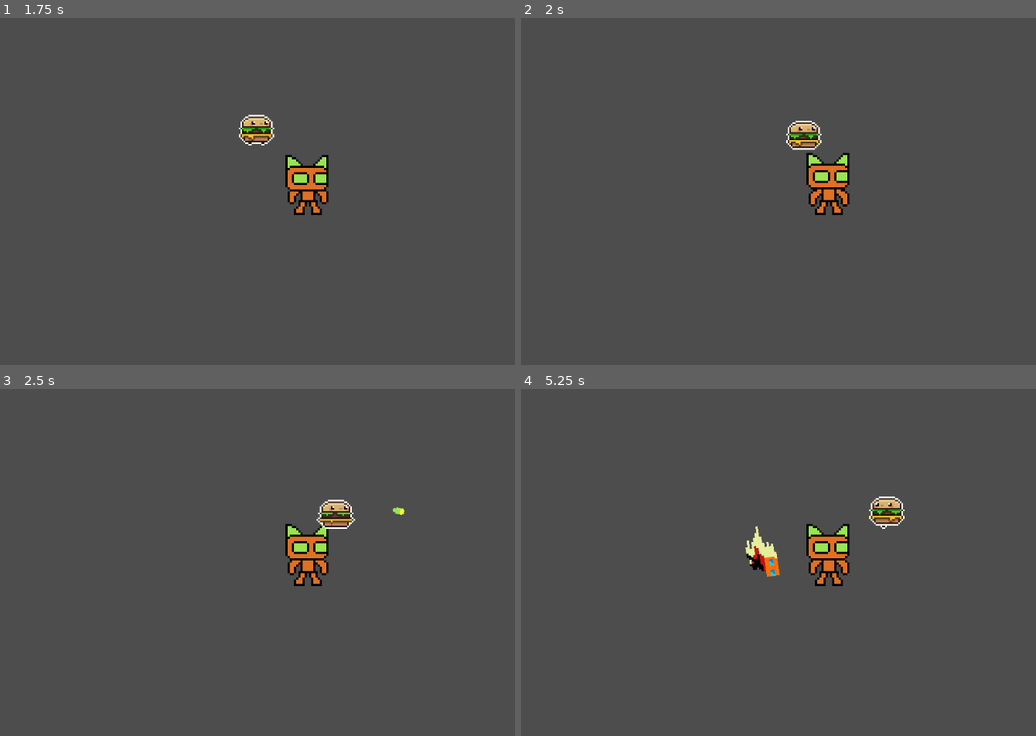
Above: before the commit, frames 1-4 (two rows, left to right).
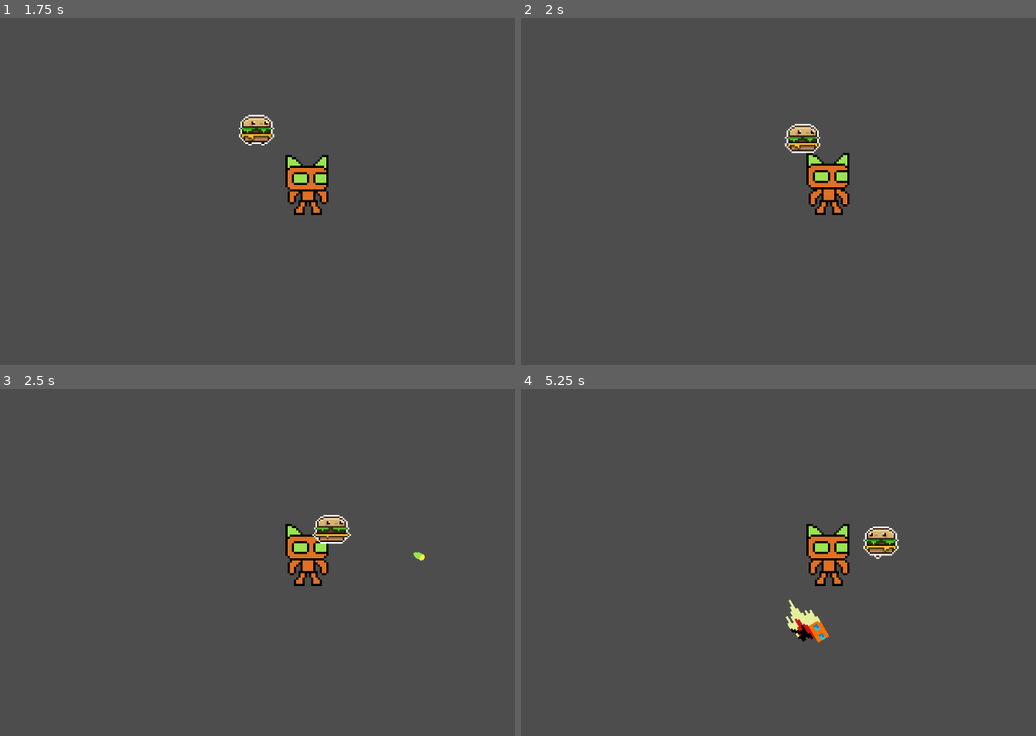
Above: after the commit, the same moments.

Repository: mendsergon/Kill-The-Food-Pyramid
Game: Godot game, scene res://Assets/Scenes/game.tscn
Two runs of this game, one before a commit and one after it. Both use one fixed random seed, a clock stepped at 60 frames per second and the inputs below.
Inputs (mouse positions are in pixels of both pictures, inside the frame that each line leads up to):
- Up to frame 1 (1.75 s): move the mouse to (339, 174) at 0.52 s; hold D (move_right) 0.53-1.28 s; tap Shift (dash) at 0.6 s; move the mouse to (82, 208) at 1.27 s; hold S (move_down) from 1.28 s (still down); tap E (melee) at 1.35 s
- Up to frame 2 (2 s): keep holding S (move_down)
- Up to frame 3 (2.5 s): move the mouse to (267, 486) at 2.02 s; release S (move_down) at 2.03 s; hold D (move_right) from 2.03 s (still down); click (267, 486) at 2.1 s
- Up to frame 4 (5.25 s): move the mouse to (696, 631) at 2.77 s; release D (move_right) at 2.78 s; hold W (move_up) 2.78-3.53 s; tap Shift (dash) at 2.85, 5.1 s; move the mouse to (912, 614) at 3.52 s; hold A (move_left) 3.53-5.03 s; tap E (melee) at 3.6 s; move the mouse to (541, 510) at 4.27 s; click (541, 510) at 4.35 s; move the mouse to (757, 562) at 5.02 s; hold S (move_down) from 5.03 s (still down)

Frame 1 is identical in both runs. In frame 2, 0.5% of the frame differs, in the area x 51-59%, y 29-39%; in frame 3, 0.9%; in frame 4, 2.0%, in the area x 43-75%, y 30-74%.

Commit message:
Removed no longer needed floor

Diff:
--- a/Assets/Scenes/game.tscn
+++ b/Assets/Scenes/game.tscn
@@ -1,11 +1,9 @@
-[gd_scene load_steps=6 format=3 uid="uid://bpbg1hrm0jn1k"]
+[gd_scene load_steps=5 format=3 uid="uid://bpbg1hrm0jn1k"]
 
 [ext_resource type="PackedScene" uid="uid://dr0o1vrv8l7kq" path="res://Assets/Scenes/player.tscn" id="1_nbu75"]
 [ext_resource type="Script" path="res://Assets/Scripts/game.gd" id="1_rh331"]
 [ext_resource type="PackedScene" uid="uid://cblsyvnaj77bb" path="res://Assets/Scenes/cyber_cat.tscn" id="2_pfbgl"]
 [ext_resource type="PackedScene" uid="uid://cpaq54jiqc41b" path="res://Assets/Scenes/burger.tscn" id="3_22p6o"]
-
-[sub_resource type="WorldBoundaryShape2D" id="WorldBoundaryShape2D_nbu75"]
 
 [node name="Game" type="Node2D"]
 script = ExtResource("1_rh331")
@@ -13,13 +11,6 @@
 [node name="Camera2D" type="Camera2D" parent="."]
 position = Vector2(14, -8)
 zoom = Vector2(4, 4)
-
-[node name="StaticBody2D" type="StaticBody2D" parent="."]
-collision_layer = 128
-collision_mask = 0
-
-[node name="CollisionShape2D" type="CollisionShape2D" parent="StaticBody2D"]
-shape = SubResource("WorldBoundaryShape2D_nbu75")
 
 [node name="Cyber Cat" parent="." instance=ExtResource("2_pfbgl")]
 position = Vector2(61, -11)
